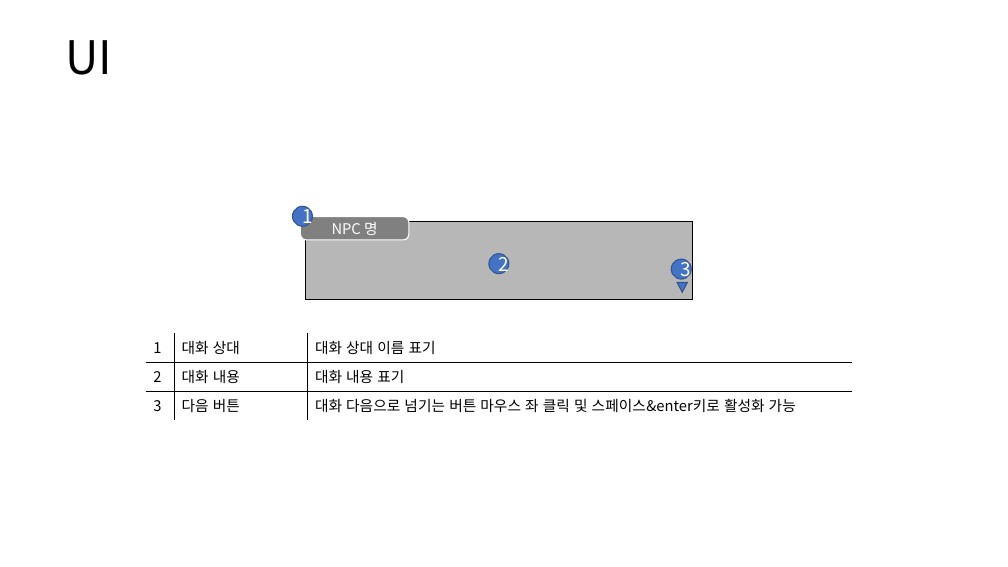
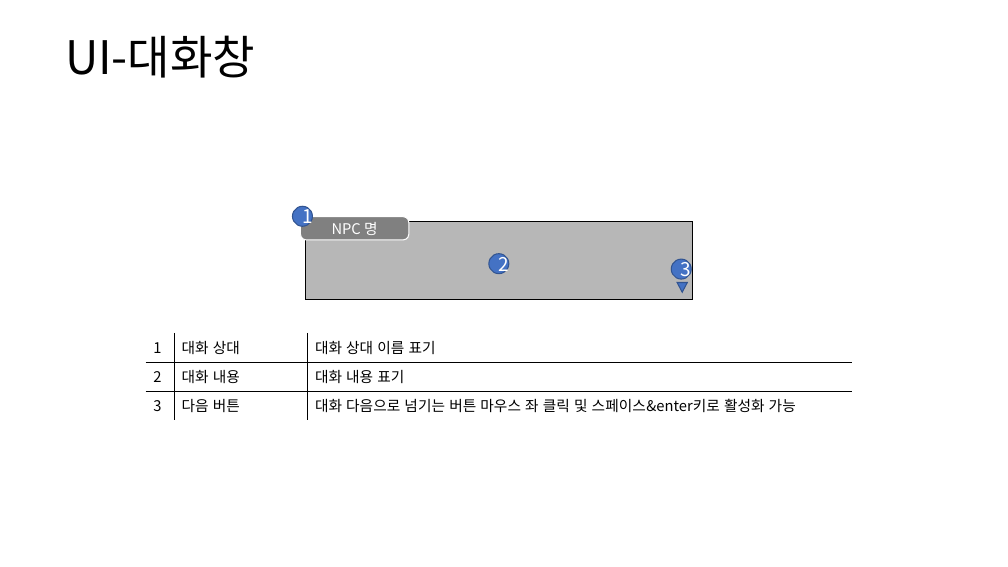
Before and after one commit to yjk0401/unityenginebasic_9th, a slide deck: slide 13 of 기획/방랑엽사전/퀘스트 시스템 기획서.pptx (slide 15 before the commit). Drawn at 1008x567 pixels with LibreOffice and Linux fonts; fonts in the diff are those of the drawing. Boxes give left, top, right and bottom in pixels: in the first picture for what was removed or moved away, otherwise in the second. Text is boxed around its words. In the diff, an @@ line names an element or a change of style, - is before the commit and + after.

```diff
--- a/기획/방랑엽사전/퀘스트 시스템 기획서.pptx
+++ b/기획/방랑엽사전/퀘스트 시스템 기획서.pptx
@@ text at (65,35,255,78): text changed @@
-UI
+UI-대화창
```
Also in this commit, not shown: 6 other slides changed, 2 slides added, 2 other files.
